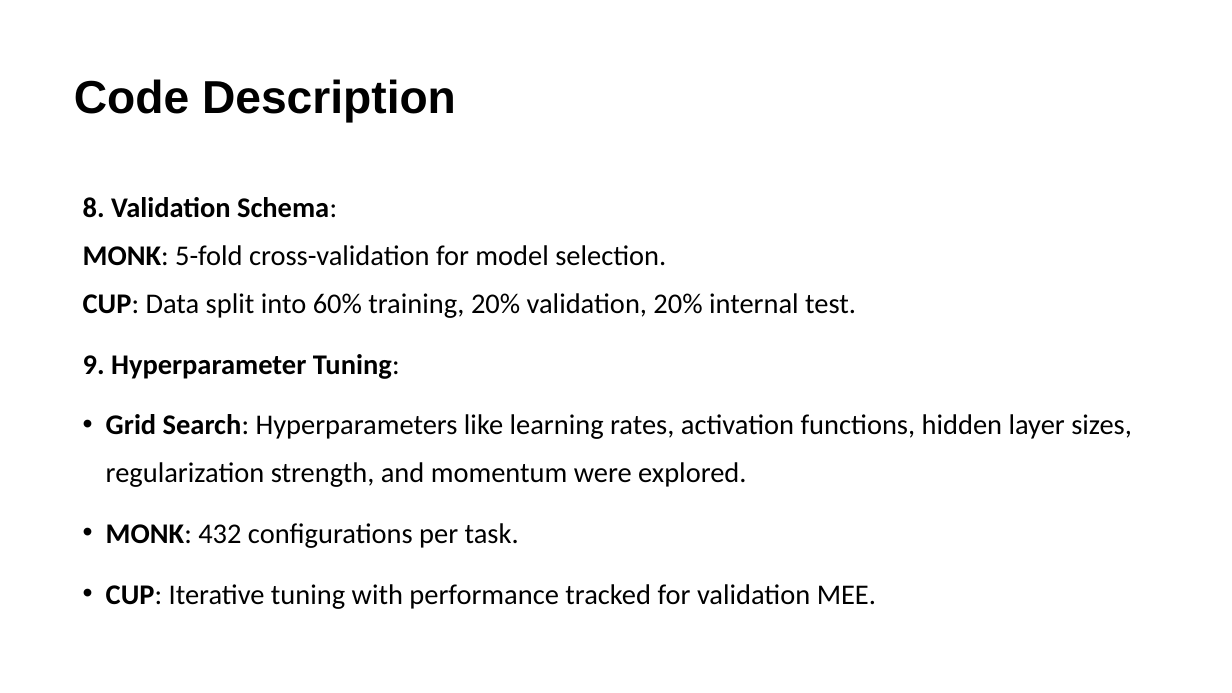
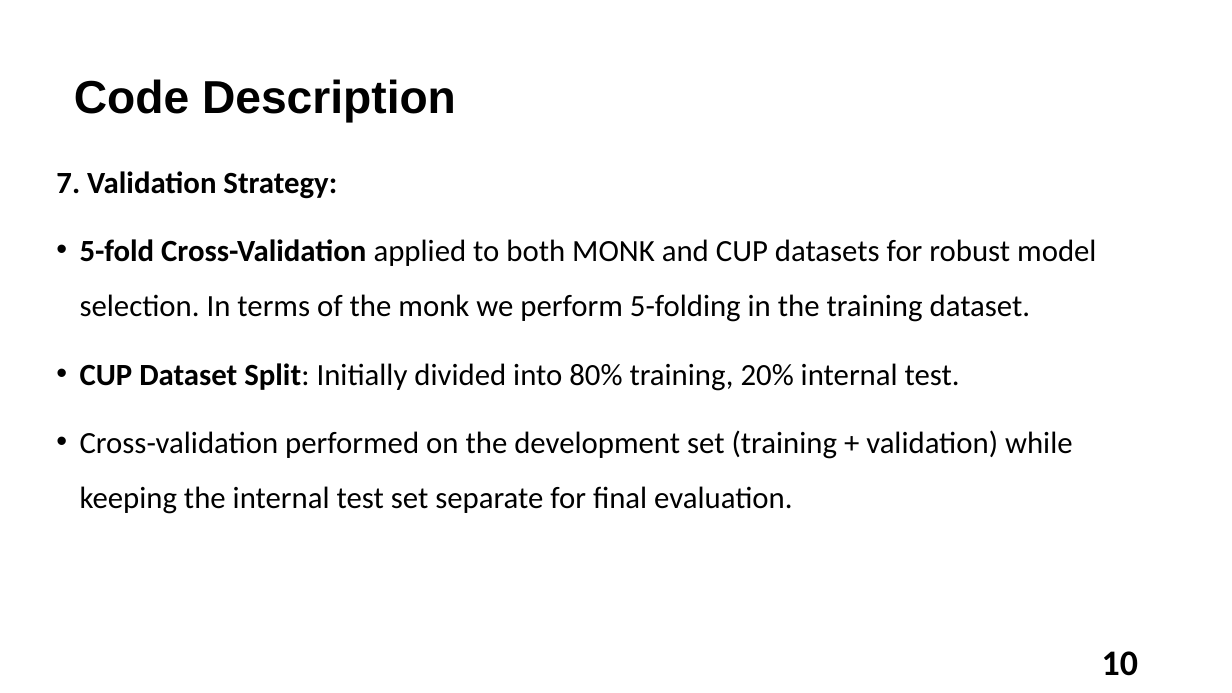
Before and after one commit to Tsion-Ketema/Machine_learning_project_2024, a slide deck: slide 10 of report_slide.pptx (slide 6 before the commit). Drawn at 1232x693 pixels with LibreOffice and Linux fonts; fonts in the diff are those of the drawing. Boxes give left, top, right and bottom in pixels: in the first picture for what was removed or moved away, otherwise in the second. Text is boxed around its words. In the diff, an @@ line names an element or a change of style, - is before the commit and + after.

```diff
--- a/report_slide.pptx
+++ b/report_slide.pptx
@@ text at (56,171,1096,514): text changed; size 22.2 to 24 pt @@
-8. Validation Schema:
-MONK: 5-fold cross-validation for model selection.
-CUP: Data split into 60% training, 20% validation, 20% internal test.
-9. Hyperparameter Tuning:
-• Grid Search: Hyperparameters like learning rates, activation functions, hidden layer sizes, regularization strength, and momentum were explored.
-• MONK: 432 configurations per task.
-• CUP: Iterative tuning with performance tracked for validation MEE.
+7. Validation Strategy:
+• 5-fold Cross-Validation applied to both MONK and CUP datasets for robust model selection. In terms of the monk we perform 5-folding in the training dataset.
+• CUP Dataset Split: Initially divided into 80% training, 20% internal test.
+• Cross-validation performed on the development set (training + validation) while keeping the internal test set separate for final evaluation.
@@ page number added at (1102,651,1138,676), 28 pt, text #000000, bold @@
+10
```
Also in this commit, not shown: 9 other slides changed, 17 slides added, 10 slides removed, 23 other files.
